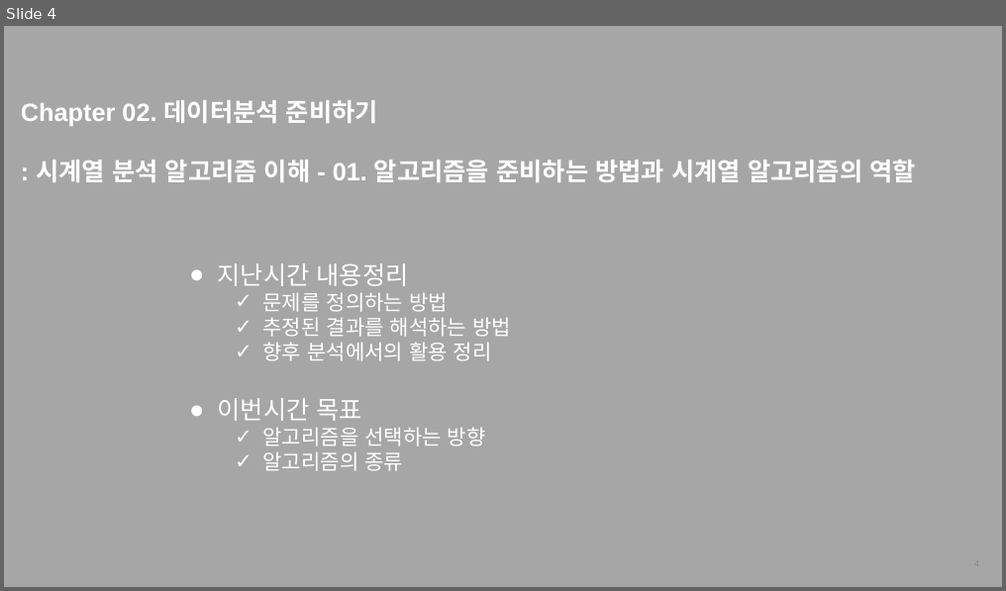
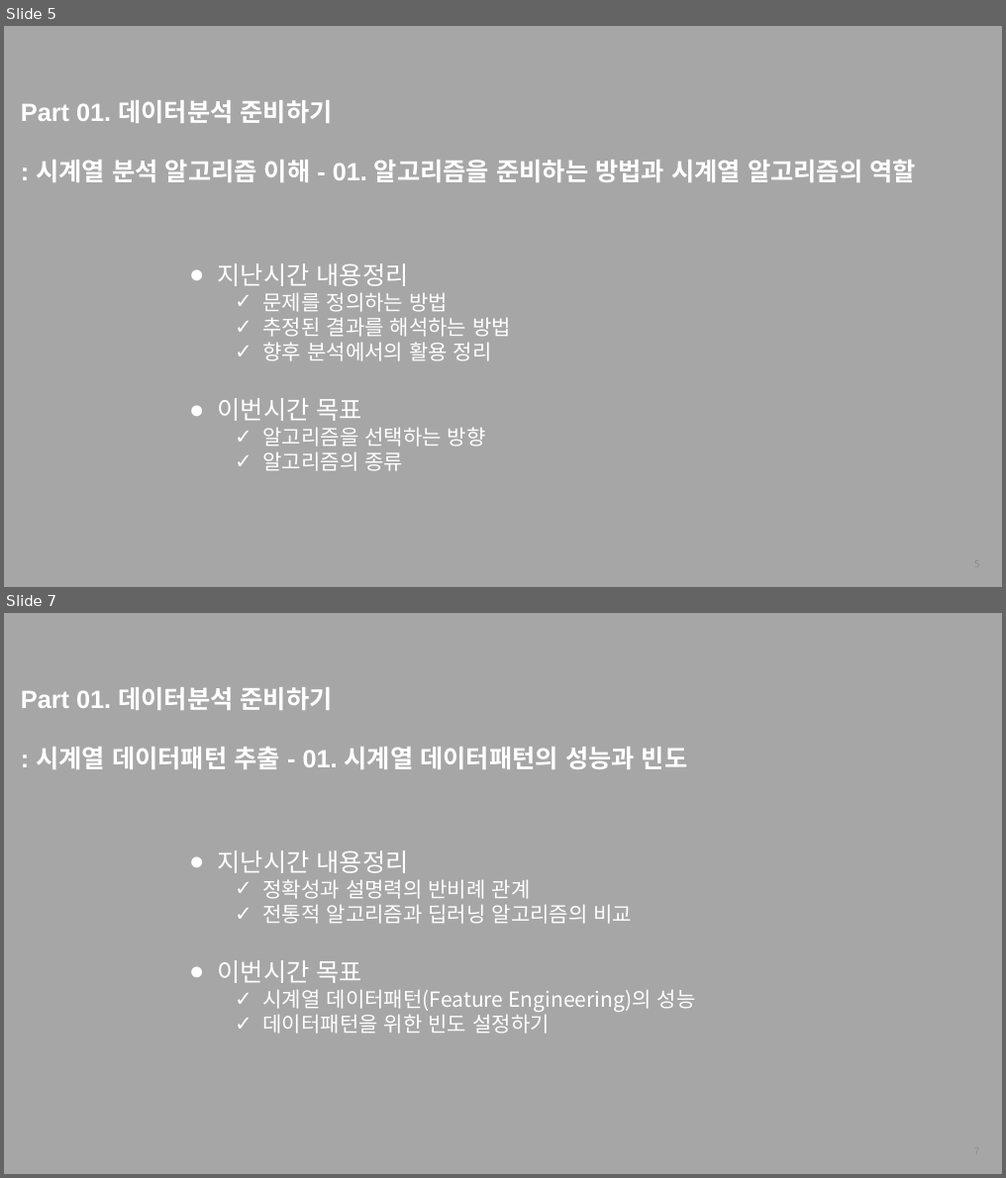
Before and after one commit to thekimk/All-About-Time-Series-Analysis, a slide deck: [FastCampus] 커리큘럼_김경원박사.pptx. Shown one above the other, each under a label of ours: slide 4 before the commit, slides 5 and 7 after it; the slides between them are not shown. The pictures are 1006x591 and 1006x1178 pixels, drawn with LibreOffice and Linux fonts; fonts in the diff are those of the drawing; background and template pictures are left out. Boxes give left, top, right and bottom in pixels: in the first picture for what was removed or moved away, otherwise in the second. Text is boxed around its words. In the diff, an @@ line names an element or a change of style, - is before the commit and + after.

```diff
--- a/[FastCampus] 커리큘럼_김경원박사.pptx
+++ b/[FastCampus] 커리큘럼_김경원박사.pptx
@@ slide 7 added at (4, 613, 1002, 1174), background #A6A6A6 @@
@@ text added at (21, 687, 688, 769), 24 pt, text #FFFFFF, bold @@
+Part 01. 데이터분석 준비하기
+: 시계열 데이터패턴 추출 - 01. 시계열 데이터패턴의 성능과 빈도
@@ text added at (218, 851, 696, 1034), 20 pt, text #FFFFFF @@
+● 지난시간 내용정리
+  ✓ 정확성과 설명력의 반비례 관계
+  ✓ 전통적 알고리즘과 딥러닝 알고리즘의 비교
+● 이번시간 목표
+  ✓ 시계열 데이터패턴(Feature Engineering)의 성능
+  ✓ 데이터패턴을 위한 빈도 설정하기
@@ page number added at (755, 1136, 988, 1166), 9 pt, text #8C8C8C @@
+7
@@ what was slide 4 is now slide 5 @@
@@ slide 5 changed as well @@
@@ text at (21, 100, 333, 123): text changed @@
-Chapter 02. 데이터분석 준비하기
+Part 01. 데이터분석 준비하기
```
Also in this commit, not shown: 3 other slides changed, 6 other slides added, 1 other file.
